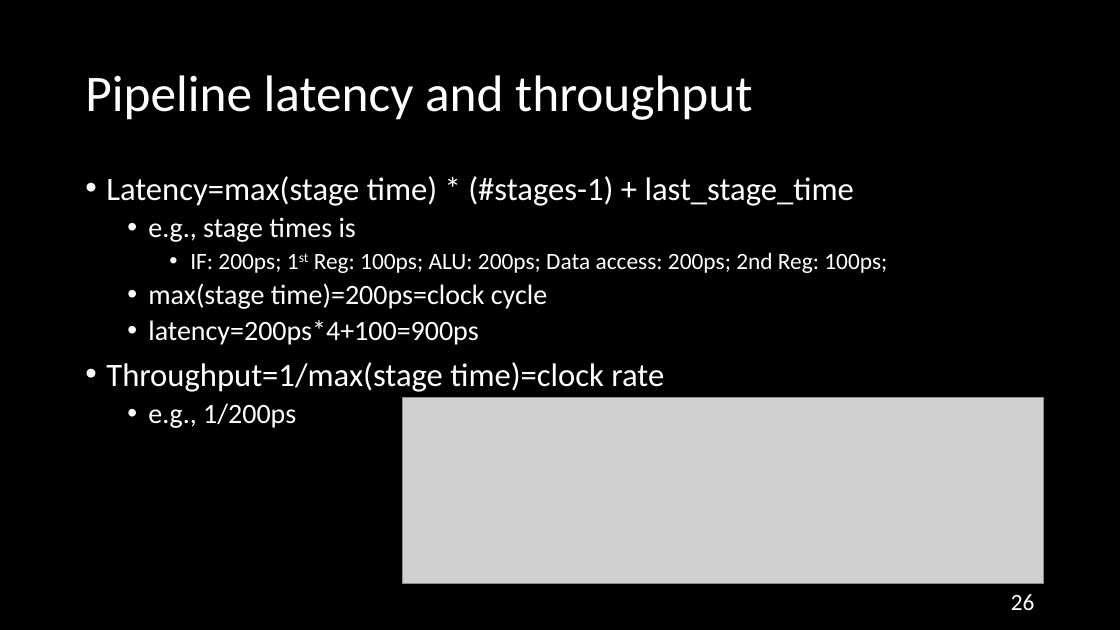
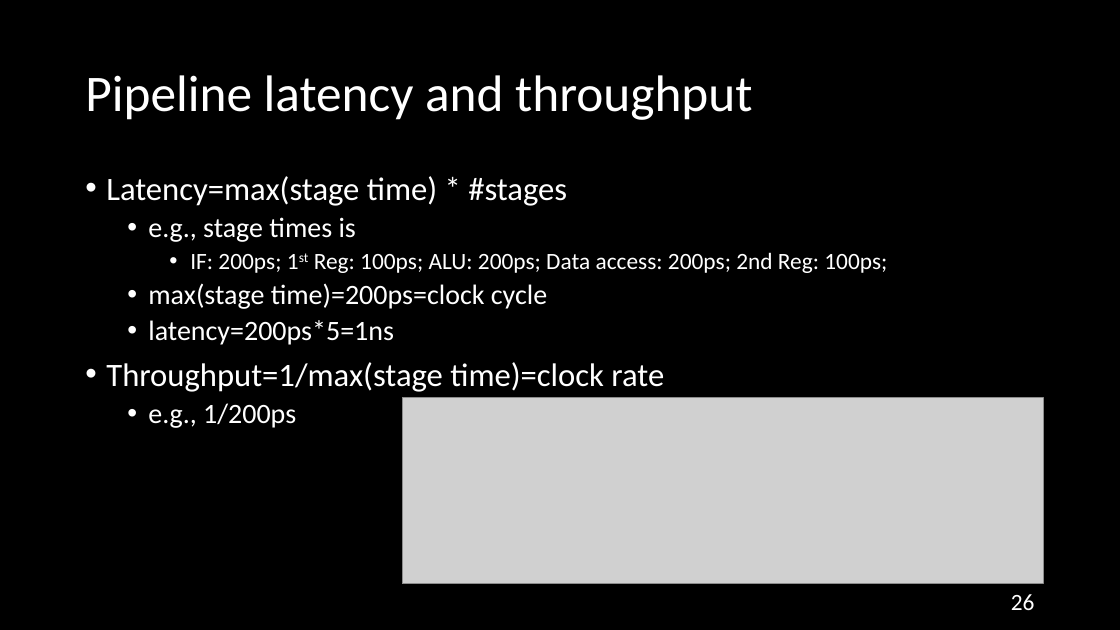
Before and after one commit to NYU-CSO/nyu-cso.github.io, a slide deck: slide 26 of rec-notes/r14.pptx. Drawn at 1120x630 pixels with LibreOffice and Linux fonts; fonts in the diff are those of the drawing; grey boxes stand for pictures. Boxes give left, top, right and bottom in pixels: in the first picture for what was removed or moved away, otherwise in the second. Text is boxed around its words. In the diff, an @@ line names an element or a change of style, - is before the commit and + after.

```diff
--- a/rec-notes/r14.pptx
+++ b/rec-notes/r14.pptx
@@ text at (106,176,567,206): text changed @@
-• Latency=max(stage time) * (#stages-1) + last_stage_time
+• Latency=max(stage time) * #stages
@@ text at (148,320,394,345): text changed @@
-  • latency=200ps*4+100=900ps
+  • latency=200ps*5=1ns
```
Also in this commit, not shown: 11 other slides changed, 1 other file.
